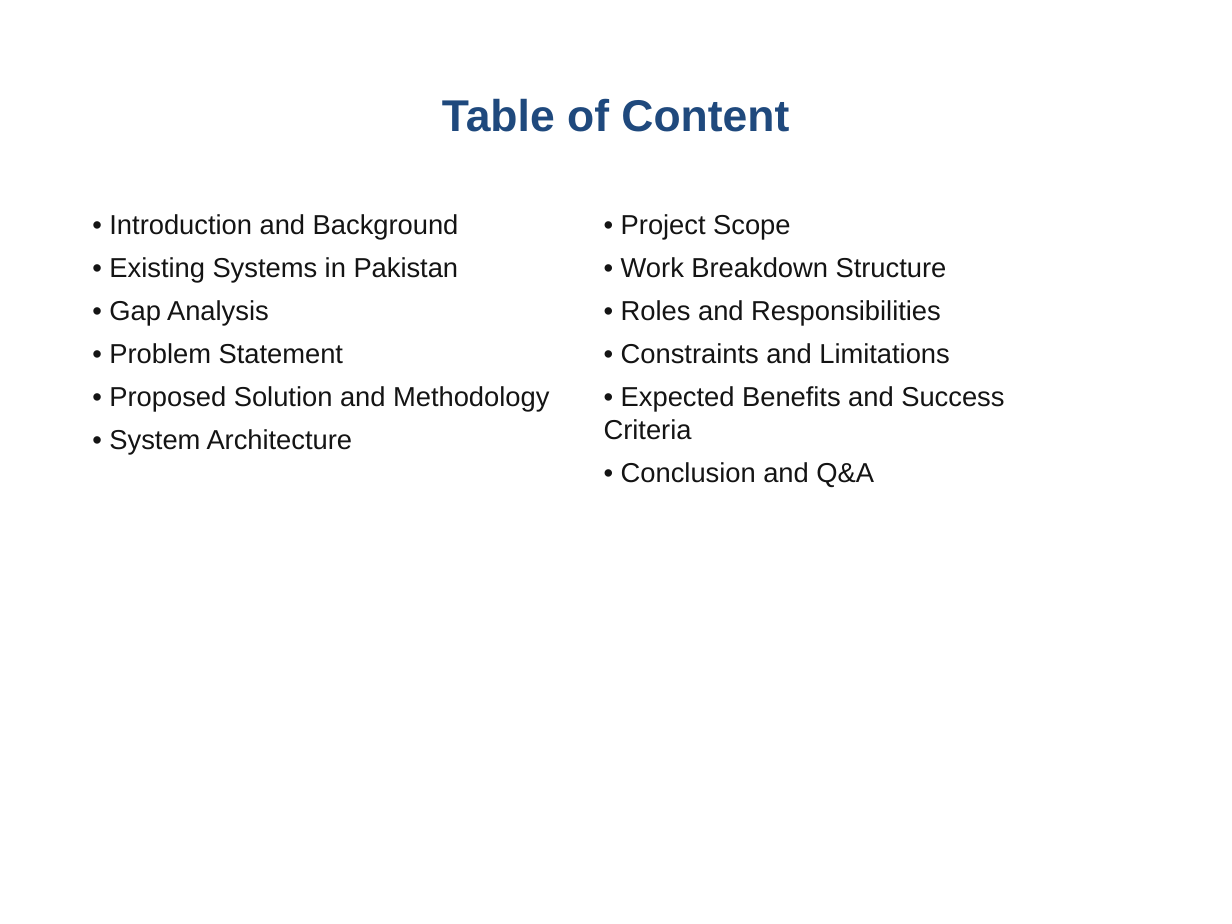
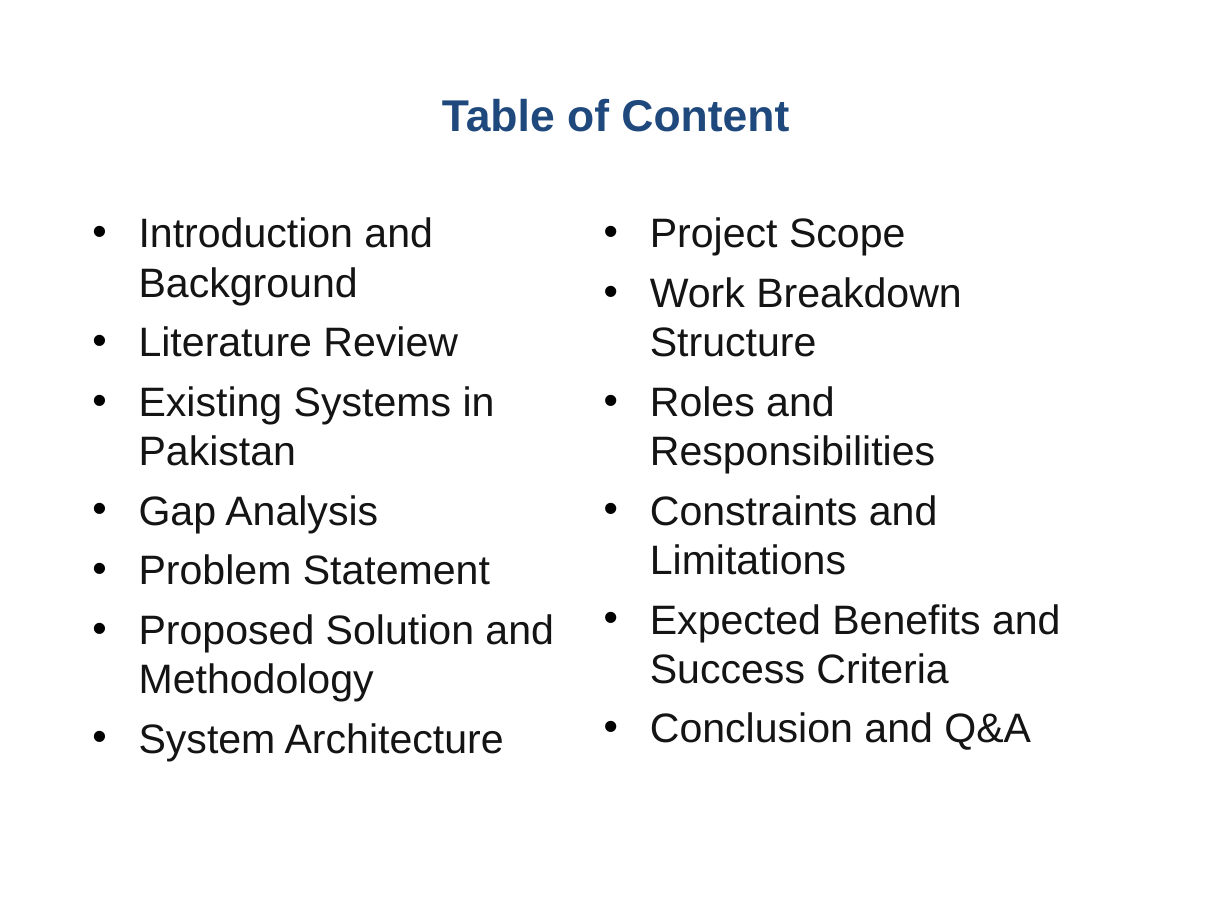
Before and after one commit to Sharaiz333/FYPBSCS_Digital-FIR-blockchain_2026, a slide deck: slide 3 of Final_Digital_FIR_Final_FYP_Presentation.pptx. Drawn at 1232x924 pixels with LibreOffice and Linux fonts; fonts in the diff are those of the drawing; background and template pictures are left out. Boxes give left, top, right and bottom in pixels: in the first picture for what was removed or moved away, otherwise in the second. Text is boxed around its words. In the diff, an @@ line names an element or a change of style, - is before the commit and + after.

```diff
--- a/Final_Digital_FIR_Final_FYP_Presentation.pptx
+++ b/Final_Digital_FIR_Final_FYP_Presentation.pptx
@@ text at (x1=139, y1=217, x2=554, y2=761): text changed; size 16 to 24 pt @@
-• Introduction and Background
-• Existing Systems in Pakistan
-• Gap Analysis
-• Problem Statement
-• Proposed Solution and Methodology
-• System Architecture
+• Introduction and Background
+• Literature Review
+• Existing Systems in Pakistan
+• Gap Analysis
+• Problem Statement
+• Proposed Solution and Methodology
+• System Architecture
@@ text at (x1=650, y1=217, x2=1061, y2=750): text changed; size 16 to 24 pt @@
-• Project Scope
-• Work Breakdown Structure
-• Roles and Responsibilities
-• Constraints and Limitations
-• Expected Benefits and Success Criteria
-• Conclusion and Q&A
+• Project Scope
+• Work Breakdown Structure
+• Roles and Responsibilities
+• Constraints and Limitations
+• Expected Benefits and Success Criteria
+• Conclusion and Q&A
```
Also in this commit, not shown: 13 other slides changed, 1 slide added, 3 other files.
